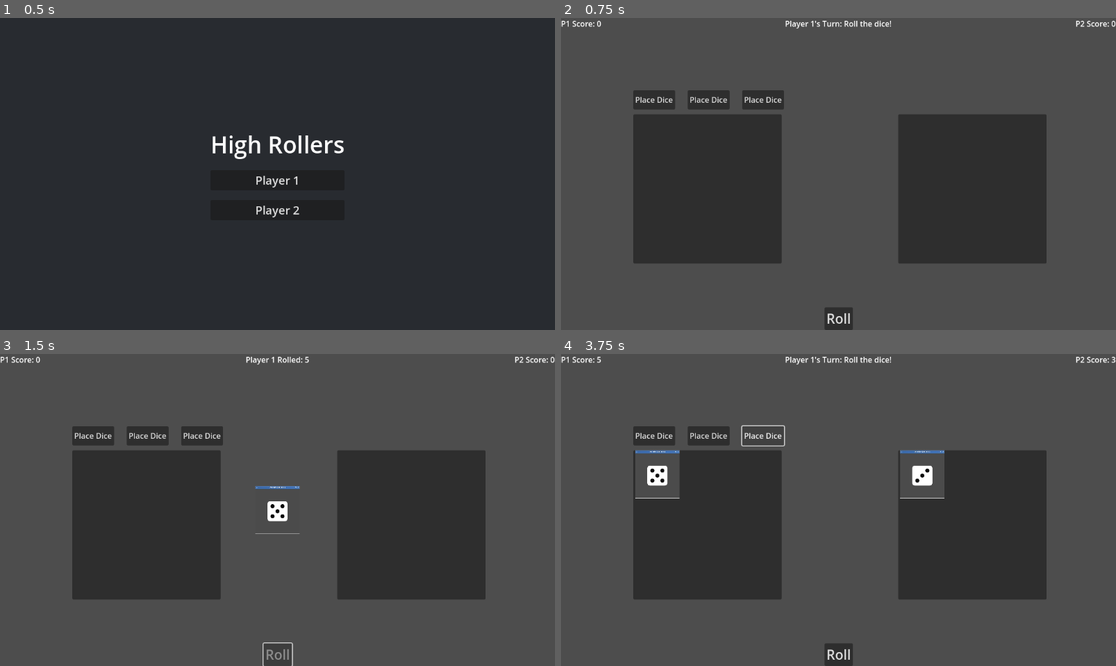
Above: before the commit, frames 1-4 (two rows, left to right).
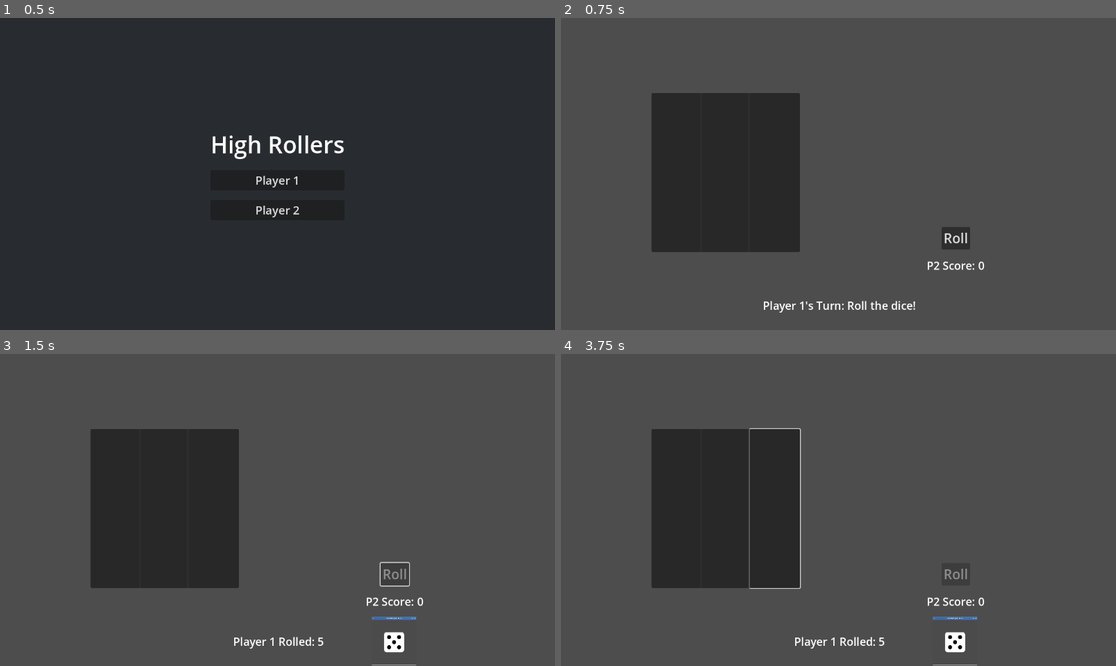
Above: after the commit, the same moments.

Repository: ggary104/High-Rollers
Game: Godot game, scene res://scenes/main_menu.tscn
Same seed, same stepped clock (60 frames per second), same inputs: the game is played once before the commit and once after it.
Inputs (mouse positions are in pixels of both pictures, inside the frame that each line leads up to):
- Up to frame 1 (0.5 s): no input
- Up to frame 2 (0.75 s): click "Player 1" at 0.5 s
- Up to frame 3 (1.5 s): click "Roll" at 1.25 s
- Up to frame 4 (3.75 s): click (655, 435) at 2 s, where only the run before the commit has a clickable "Place Dice"; click (710, 435) at 2.75 s, where only the run before the commit has a clickable "Place Dice"; click (760, 435) at 3.5 s, where only the run before the commit has a clickable "Place Dice"

Frame 1 is identical in both runs. In frame 2, 19% of the frame differs, in the area x 0-100%, y 0-100%; in frame 3, 19%; in frame 4, 19%.

Commit message:
UI changed to mobile layout + Implemented Multiplayer

Diff:
--- a/game/scenes/game.gd
+++ b/game/scenes/game.gd
@@ -3,7 +3,7 @@
 
 #Variables - To store the main game logic data
 var DiceSlotScene = preload("res://scenes/die_slot.tscn")
-var player_one_turn = true #Is it player1's turn or not
+var player_turn = randi() % 2  + 1 #Is it player1's turn or player 2s
 var current_roll = 0 #Value of the current roll
 var p1_cols = [[0, 0, 0], [0, 0, 0], [0, 0, 0]] #What is the state of the player1's column
 var p2_cols = [[0, 0, 0], [0, 0, 0], [0, 0, 0] ]#What is the state of the player2's column
@@ -12,14 +12,15 @@
 
 #Variables used in labels to display the scores and Which Players Turn Is It
 #On ready -> They need to load when the labels are loaded
-@onready var column_inputs = $ColumnInputs
+@onready var player1_column_inputs = $"Board/Player1Board/Player1ColumnInputs"
+@onready var player2_column_inputs = $"Board/Player2Board/Player2ColumnInputs"
 @onready var p1_grid = $Board/Player1Board/Player1Grid
 @onready var p2_grid = $Board/Player2Board/Player2Grid
 @onready var p1_score_label = $"UI-Elements/Player1Score"
 @onready var p2_score_label = $"UI-Elements/Player2Score"
 @onready var turn_indicator_label = $"UI-Elements/TurnIndicator"
-@onready var rolled_die = $"UI-Elements/RolledDice"
-
+@onready var player1_roll = $"UI-Elements/Player1Roll"
+@onready var player2_roll = $"UI-Elements/Player2Roll"
 
 func _ready():
 	#Load all of the die images
@@ -31,22 +32,51 @@
 	for i in range(9):
 		p1_grid.add_child(DiceSlotScene.instantiate())
 		p2_grid.add_child(DiceSlotScene.instantiate())
-	update_ui()
-	update_input_position()
-
-
-	pass
-
+
+	# Start with roll buttons invisble
+	$"UI-Elements/Player1RollButton".visible = false
+	$"UI-Elements/Player2RollButton".visible = false
+
+	if player_turn == 1:
+		player_one_turn()
+	else:
+		player_two_turn()
+
+func player_one_turn():
+		for button in player1_column_inputs.get_children():
+			button.disabled = false
+		for button in player2_column_inputs.get_children():
+			button.disabled = true
+		$"UI-Elements/Player1RollButton".disabled = false
+		$"UI-Elements/Player1RollButton".visible = true
+		$"UI-Elements/Player2RollButton".visible = false
+		update_ui()
+
+func player_two_turn():
+	if(GameManager.playerNumber == 1):
+		#Computer's turns if the player number is 1
+		for button in player1_column_inputs.get_children():
+			if button is Button:
+				button.disabled = true
+		computer_turn()
+	else:
+		for button in player2_column_inputs.get_children():
+			button.disabled = false
+		for button in player1_column_inputs.get_children():
+			button.disabled = true
+		$"UI-Elements/Player2RollButton".disabled = false
+		$"UI-Elements/Player2RollButton".visible = true
+		$"UI-Elements/Player1RollButton".visible = false
+		update_ui()
 
 func roll_dice():
 	current_roll = randi() % 6 + 1; # Get a random integer and get the remainder from dividing by 6 to get 0-5 remainder and add 1 to make it 1-6
-	pass
 
 func place_dice(column_index):
 	if current_roll == 0:
 		return
 	#Get the columns for the currect player
-	var current_player_cols = p1_cols if player_one_turn else p2_cols
+	var current_player_cols = p1_cols if player_turn == 1 else p2_cols
 
 	for i in range (3):
 			#Check if the nearest column value is zero
@@ -55,26 +85,13 @@
 			#If the dice value are same then remove opponet dice
 			remove_opponent_dice(column_index,current_roll)
 			#update the visuals and switch the turns
-			update_board_visuals();
-			switch_turn();
+			update_board_visuals()
+			switch_turn()
 			return
 
-func update_input_position():
-
-	#Move inputs based on user position
-	var p1_board_position = $Board/Player1Board.position
-	var p2_board_position = $Board/Player2Board.position
-
-	if player_one_turn:
-		$ColumnInputs.position.x = p1_board_position.x
-	else:
-		$ColumnInputs.position.x = p2_board_position.x
-
-
 func remove_opponent_dice(column_index, roll_value):
 
-	var opponent_cols = p2_cols if player_one_turn else p1_cols
-
+	var opponent_cols = p2_cols if player_turn == 1 else p1_cols
 	var new_col = [];
 
 	for i in opponent_cols[column_index]:
@@ -106,24 +123,18 @@
 	return score
 
 func switch_turn():
-	#Swtich turn
-	player_one_turn = not player_one_turn
+	check_game_over()
+	if(player_turn == 1):
+		player_turn = 2
+	else	:
+		player_turn = 1
 	current_roll = 0
-	check_game_over()
-
-	if GameManager.playerNumber == 1 and not player_one_turn and not game_over:
-		#Computer's turns if the player number is 1
-		for button in column_inputs.get_children():
-			if button is Button:
-				button.disabled = true
-		computer_turn()
-	else:
-		#Human player
-		for button in column_inputs.get_children():
-			button.disabled = false
-		update_ui()
-		update_input_position()
-		$"UI-Elements/RollButton".disabled = false
+	update_ui()
+	# start next turn
+	if player_turn == 1:
+		player_one_turn()
+	else:
+		player_two_turn()
 
 func check_game_over():
 	var p1_full = true
@@ -182,10 +193,16 @@
 	return best_col
 
 func computer_turn():
+	if(game_over): return
+	# disable player roll button
+	$"UI-Elements/Player1RollButton".disabled = true
+	$"UI-Elements/Player1RollButton".visible = false
 	roll_dice() #First generate random number
+	await get_tree().create_timer(.8).timeout  # delay before roll
+	update_ui()
+	await get_tree().create_timer(1.2).timeout  # delay before placing dice
 	var choice = computer_choice() #Then get the best choice
 	place_dice(choice)#place the dice
-
 
 func update_ui():
 	var p1_score = calculate_column_score(p1_cols[0]) + calculate_column_score(p1_cols[1]) + calculate_column_score(p1_cols[2])
@@ -193,18 +210,23 @@
 
 	p1_score_label.text = "P1 Score: " + str(p1_score) #Change the latest scores
 	p2_score_label.text = "P2 Score: " + str(p2_score)
-	if current_roll > 0:
-		rolled_die.set_die(dice_textures[current_roll - 1])
-	else:
-		rolled_die.set_die(null)
+	# Player 1 dice roll
+	if current_roll > 0 and player_turn == 1:
+		player1_roll.set_die(dice_textures[current_roll - 1])
+	else:
+		player1_roll.set_die(null)
+
+	# Player 2 dice roll
+	if current_roll > 0 and player_turn == 2:
+		player2_roll.set_die(dice_textures[current_roll - 1])
+	else:
+		player2_roll.set_die(null)
 
 	#Display the current player's turn
 	if current_roll == 0:
-
-		turn_indicator_label.text = "Player 1's Turn: Roll the dice!" if player_one_turn else "Player 2's Turn: Roll the dice!"
-	else:
-		turn_indicator_label.text = "Player 1 Rolled: " + str(current_roll) if player_one_turn else "Player 2 Rolled: " + str(current_roll)
-
+		turn_indicator_label.text = "Player 1's Turn: Roll the dice!" if player_turn == 1 else "Player 2's Turn: Roll the dice!"
+	else:
+		turn_indicator_label.text = "Player 1 Rolled: " + str(current_roll) if player_turn == 1 else "Player 2 Rolled: " + str(current_roll)
 
 func update_board_visuals():
 
@@ -219,10 +241,11 @@
 			else:
 				slot.set_die(null)
 
-
 	for col_index  in range(p2_cols.size()):
 		for row_index in range(p2_cols[col_index].size()):
-			var die_value = p2_cols[col_index][row_index]
+			var flipped_row = p2_cols[col_index].size() - 1 - row_index
+			var die_value = p2_cols[col_index][flipped_row]
+
 			var slot_index = col_index + row_index * 3
 			var slot = p2_grid.get_child(slot_index)
 			if die_value > 0:
@@ -230,17 +253,19 @@
 			else:
 				slot.set_die(null)
 
-
-
 func _on_column_button_pressed(extra_arg_0: int) -> void:
 	if game_over:
 		return
 	place_dice(extra_arg_0)
-	pass # Replace with function body.
 
 func _on_roll_button_pressed() -> void:
-	if game_over or not player_one_turn:
+	if game_over:
 		return
-	roll_dice();
+
+	roll_dice()
 	update_ui()
-	$"UI-Elements/RollButton".disabled = true
+
+	if player_turn == 1:
+		$"UI-Elements/Player1RollButton".disabled = true
+	else:
+		$"UI-Elements/Player2RollButton".disabled = true
--- a/game/scenes/game.tscn
+++ b/game/scenes/game.tscn
@@ -9,55 +9,96 @@
 [node name="UI-Elements" type="CanvasLayer" parent="."]
 
 [node name="Player1Score" type="Label" parent="UI-Elements"]
-offset_right = 40.0
-offset_bottom = 23.0
+offset_left = 282.0
+offset_top = 664.0
+offset_right = 437.0
+offset_bottom = 696.0
+theme_override_font_sizes/font_size = 23
 text = "Player 1 Score"
 
 [node name="Player2Score" type="Label" parent="UI-Elements"]
 anchors_preset = 1
 anchor_left = 1.0
 anchor_right = 1.0
-offset_left = -40.0
-offset_bottom = 23.0
+offset_left = -393.0
+offset_top = 498.0
+offset_right = -238.0
+offset_bottom = 530.0
 grow_horizontal = 0
+theme_override_font_sizes/font_size = 23
 text = "Player 2 Score"
 
 [node name="TurnIndicator" type="Label" parent="UI-Elements"]
 anchors_preset = 10
 anchor_right = 1.0
-offset_bottom = 23.0
-grow_horizontal = 2
+offset_left = 2.0
+offset_top = 581.0
+offset_right = 2.0
+offset_bottom = 613.0
+grow_horizontal = 2
+theme_override_font_sizes/font_size = 23
 text = "Who's Turn Is It"
 horizontal_alignment = 1
 
-[node name="RollButton" type="Button" parent="UI-Elements"]
+[node name="Player1RollButton" type="Button" parent="UI-Elements"]
 anchors_preset = 7
 anchor_left = 0.5
 anchor_top = 1.0
 anchor_right = 0.5
 anchor_bottom = 1.0
-offset_left = -18.5
-offset_top = -31.0
-offset_right = 18.5
+offset_left = 213.5
+offset_top = -214.0
+offset_right = 272.5
+offset_bottom = -167.0
 grow_horizontal = 2
 grow_vertical = 0
 theme_override_font_sizes/font_size = 28
 text = "Roll"
 
-[node name="RolledDice" parent="UI-Elements" instance=ExtResource("2_yqjtg")]
-anchors_preset = 8
-anchor_left = 0.5
-anchor_top = 0.5
-anchor_right = 0.5
-anchor_bottom = 0.5
-offset_left = -50.0
-offset_top = -50.0
-offset_right = 50.0
-offset_bottom = 50.0
+[node name="Player2RollButton" type="Button" parent="UI-Elements"]
+anchors_preset = 7
+anchor_left = 0.5
+anchor_top = 1.0
+anchor_right = 0.5
+anchor_bottom = 1.0
+offset_left = -273.5
+offset_top = -1043.0
+offset_right = -214.5
+offset_bottom = -996.0
+grow_horizontal = 2
+grow_vertical = 0
+theme_override_font_sizes/font_size = 28
+text = "Roll"
+
+[node name="Player1Roll" parent="UI-Elements" instance=ExtResource("2_yqjtg")]
+anchors_preset = 8
+anchor_left = 0.5
+anchor_top = 0.5
+anchor_right = 0.5
+anchor_bottom = 0.5
+offset_left = 192.0
+offset_top = 222.0
+offset_right = 292.0
+offset_bottom = 322.0
+grow_horizontal = 2
+grow_vertical = 2
+
+[node name="Player2Roll" parent="UI-Elements" instance=ExtResource("2_yqjtg")]
+z_index = 10
+anchors_preset = 8
+anchor_left = 0.5
+anchor_top = 0.5
+anchor_right = 0.5
+anchor_bottom = 0.5
+offset_left = -294.0
+offset_top = -330.0
+offset_right = -194.0
+offset_bottom = -230.0
 grow_horizontal = 2
 grow_vertical = 2
 
 [node name="Board" type="Node2D" parent="."]
+position = Vector2(3, 45)
 
 [node name="Player1Board" type="PanelContainer" parent="Board"]
 anchors_preset = 8
@@ -65,10 +106,10 @@
 anchor_top = 0.5
 anchor_right = 0.5
 anchor_bottom = 0.5
-offset_left = 150.0
-offset_top = 200.0
-offset_right = 458.0
-offset_bottom = 510.0
+offset_left = 185.0
+offset_top = 662.0
+offset_right = 493.0
+offset_bottom = 992.0
 grow_horizontal = 2
 grow_vertical = 2
 
@@ -78,16 +119,72 @@
 theme_override_constants/v_separation = 5
 columns = 3
 
+[node name="Player1ColumnInputs" type="HBoxContainer" parent="Board/Player1Board"]
+z_index = -1
+layout_mode = 2
+theme_override_constants/separation = 4
+
+[node name="Column1Button" type="Button" parent="Board/Player1Board/Player1ColumnInputs"]
+layout_mode = 2
+text = "
+
+
+
+
+
+
+
+
+
+
+
+
+                      "
+
+[node name="Column2Button" type="Button" parent="Board/Player1Board/Player1ColumnInputs"]
+layout_mode = 2
+text = "
+
+
+
+
+
+
+
+
+
+
+
+
+                     "
+
+[node name="Column3Button" type="Button" parent="Board/Player1Board/Player1ColumnInputs"]
+layout_mode = 2
+text = "
+
+
+
+
+
+
+
+
+
+
+
+
+                       "
+
 [node name="Player2Board" type="PanelContainer" parent="Board"]
 anchors_preset = 8
 anchor_left = 0.5
 anchor_top = 0.5
 anchor_right = 0.5
 anchor_bottom = 0.5
-offset_left = 700.0
-offset_top = 200.0
-offset_right = 1008.0
-offset_bottom = 510.0
+offset_left = 185.0
+offset_top = 111.0
+offset_right = 493.0
+offset_bottom = 441.0
 grow_horizontal = 2
 grow_vertical = 2
 
@@ -97,27 +194,67 @@
 theme_override_constants/v_separation = 5
 columns = 3
 
-[node name="ColumnInputs" type="HBoxContainer" parent="."]
-offset_left = 150.0
-offset_top = 150.0
-offset_right = 419.0
-offset_bottom = 190.0
-theme_override_constants/separation = 26
-
-[node name="Column1Button" type="Button" parent="ColumnInputs"]
-layout_mode = 2
-text = "Place Dice"
-
-[node name="Column2Button" type="Button" parent="ColumnInputs"]
-layout_mode = 2
-text = "Place Dice"
-
-[node name="Column3Button" type="Button" parent="ColumnInputs"]
-layout_mode = 2
-text = "Place Dice"
-
-[connection signal="pressed" from="UI-Elements/RollButton" to="." method="_on_roll_button_pressed"]
-[connection signal="pressed" from="ColumnInputs/Column1Button" to="." method="_on_column_1_button_pressed"]
-[connection signal="pressed" from="ColumnInputs/Column1Button" to="." method="_on_column_button_pressed" binds= [0]]
-[connection signal="pressed" from="ColumnInputs/Column2Button" to="." method="_on_column_button_pressed" binds= [1]]
-[connection signal="pressed" from="ColumnInputs/Column3Button" to="." method="_on_column_button_pressed" binds= [2]]
+[node name="Player2ColumnInputs" type="HBoxContainer" parent="Board/Player2Board"]
+z_index = -1
+layout_mode = 2
+theme_override_constants/separation = 4
+
+[node name="Column1Button" type="Button" parent="Board/Player2Board/Player2ColumnInputs"]
+layout_mode = 2
+text = "
+
+
+
+
+
+
+
+
+
+
+
+
+                      "
+
+[node name="Column2Button" type="Button" parent="Board/Player2Board/Player2ColumnInputs"]
+layout_mode = 2
+text = "
+
+
+
+
+
+
+
+
+
+
+
+
+                     "
+
+[node name="Column3Button" type="Button" parent="Board/Player2Board/Player2ColumnInputs"]
+layout_mode = 2
+text = "
+
+
+
+
+
+
+
+
+
+
+
+
+                       "
+
+[connection signal="pressed" from="UI-Elements/Player1RollButton" to="." method="_on_roll_button_pressed"]
+[connection signal="pressed" from="UI-Elements/Player2RollButton" to="." method="_on_roll_button_pressed"]
+[connection signal="pressed" from="Board/Player1Board/Player1ColumnInputs/Column1Button" to="." method="_on_column_button_pressed" binds= [0]]
+[connection signal="pressed" from="Board/Player1Board/Player1ColumnInputs/Column2Button" to="." method="_on_column_button_pressed" binds= [1]]
+[connection signal="pressed" from="Board/Player1Board/Player1ColumnInputs/Column3Button" to="." method="_on_column_button_pressed" binds= [2]]
+[connection signal="pressed" from="Board/Player2Board/Player2ColumnInputs/Column1Button" to="." method="_on_column_button_pressed" binds= [0]]
+[connection signal="pressed" from="Board/Player2Board/Player2ColumnInputs/Column2Button" to="." method="_on_column_button_pressed" binds= [1]]
+[connection signal="pressed" from="Board/Player2Board/Player2ColumnInputs/Column3Button" to="." method="_on_column_button_pressed" binds= [2]]
